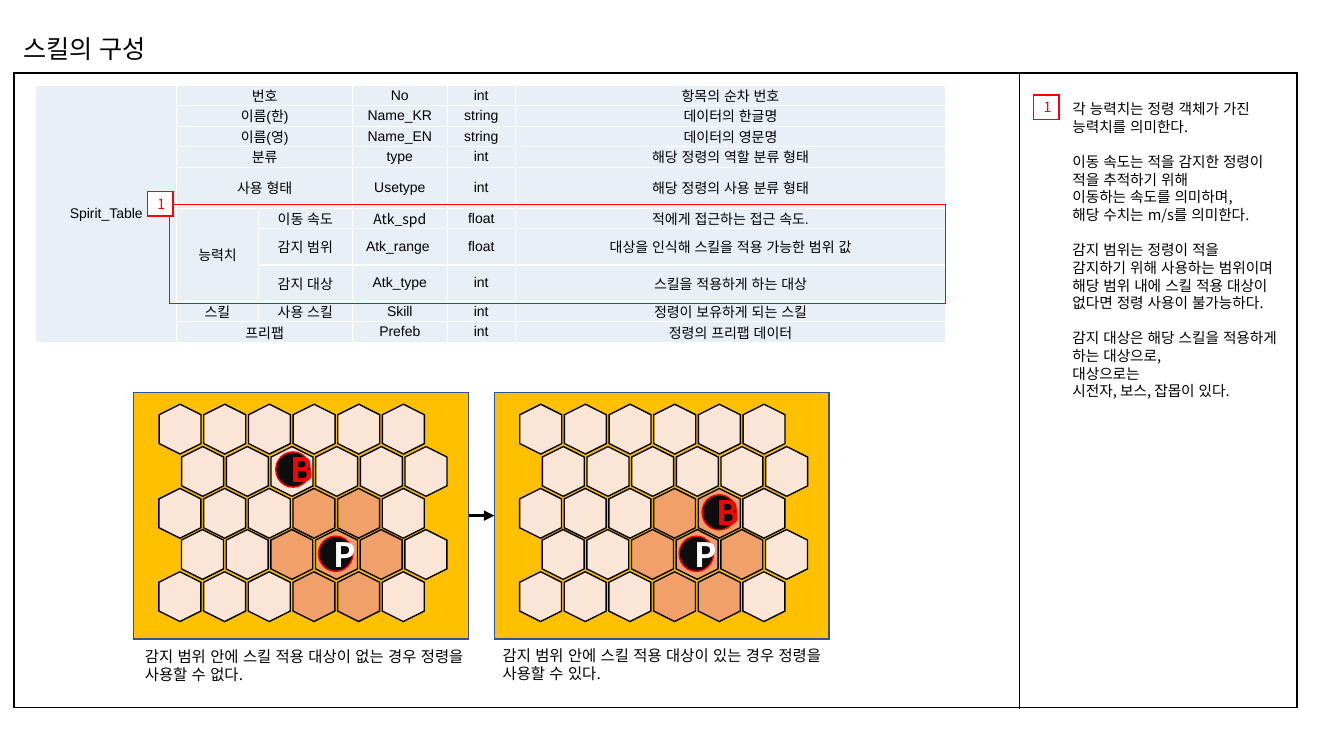
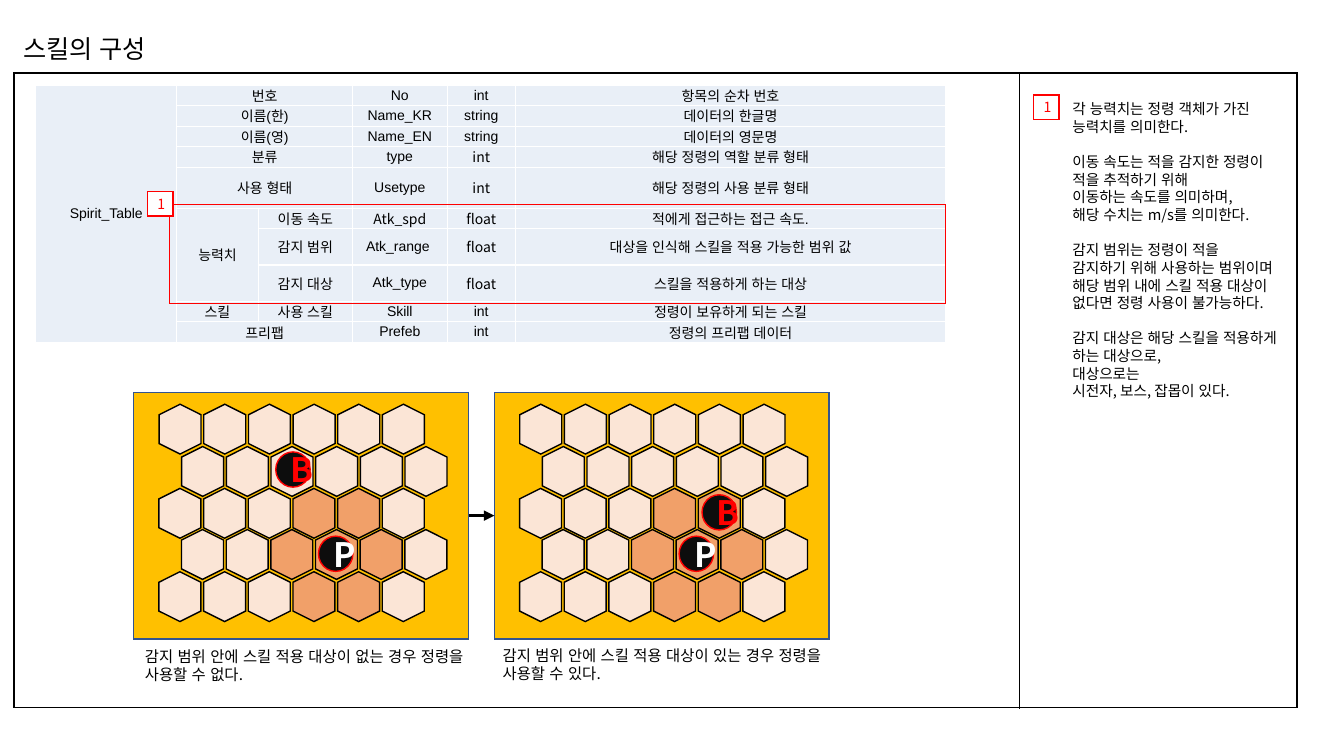
Before and after one commit to piecebypiece/Yggdrasil, a slide deck: slide 5 of 기획자료/PYG_정령_데이터_김순찬_220329.pptx. Drawn at 1344x756 pixels with LibreOffice and Linux fonts; fonts in the diff are those of the drawing. Boxes give left, top, right and bottom in pixels: in the first picture for what was removed or moved away, otherwise in the second. Text is boxed around its words. In the diff, an @@ line names an element or a change of style, - is before the commit and + after.

```diff
--- a/기획자료/PYG_정령_데이터_김순찬_220329.pptx
+++ b/기획자료/PYG_정령_데이터_김순찬_220329.pptx
@@ table at [35, 86, 947, 343] @@
-row 8, column 5: int
+row 8, column 5: float
@@ font Arial to Noto Sans CJK KR in "int", "int", "float", "float" @@
```
Also in this commit, not shown: 3 other slides changed, 7 other files.
